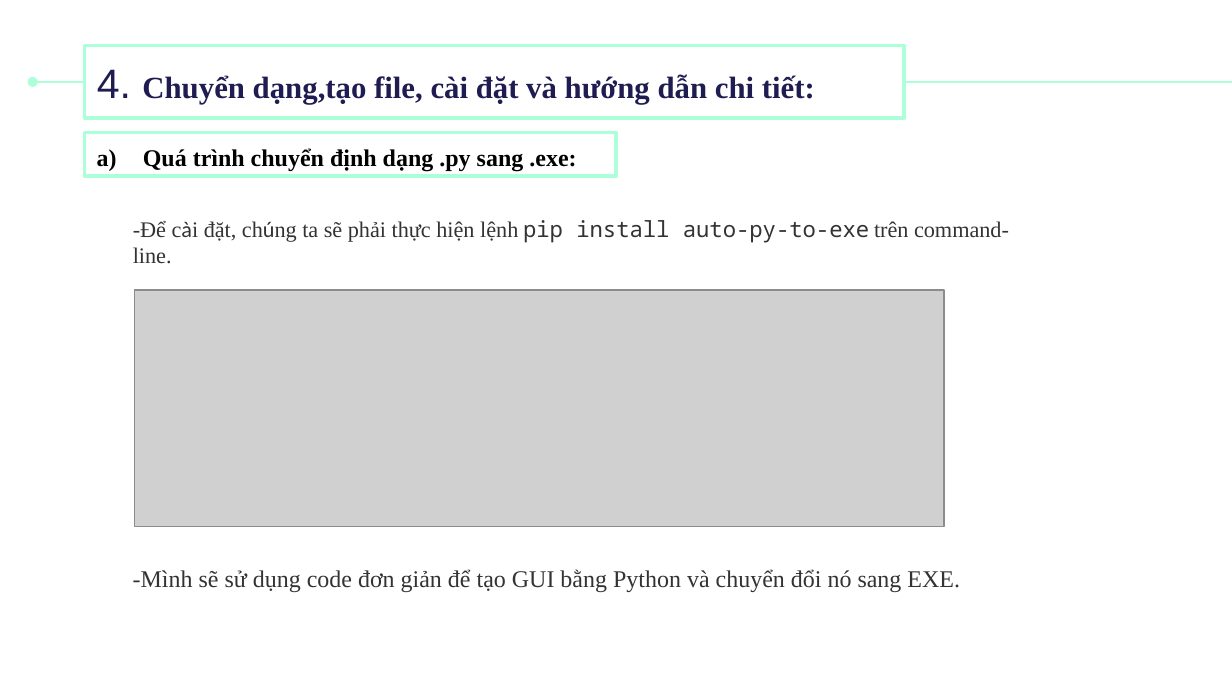
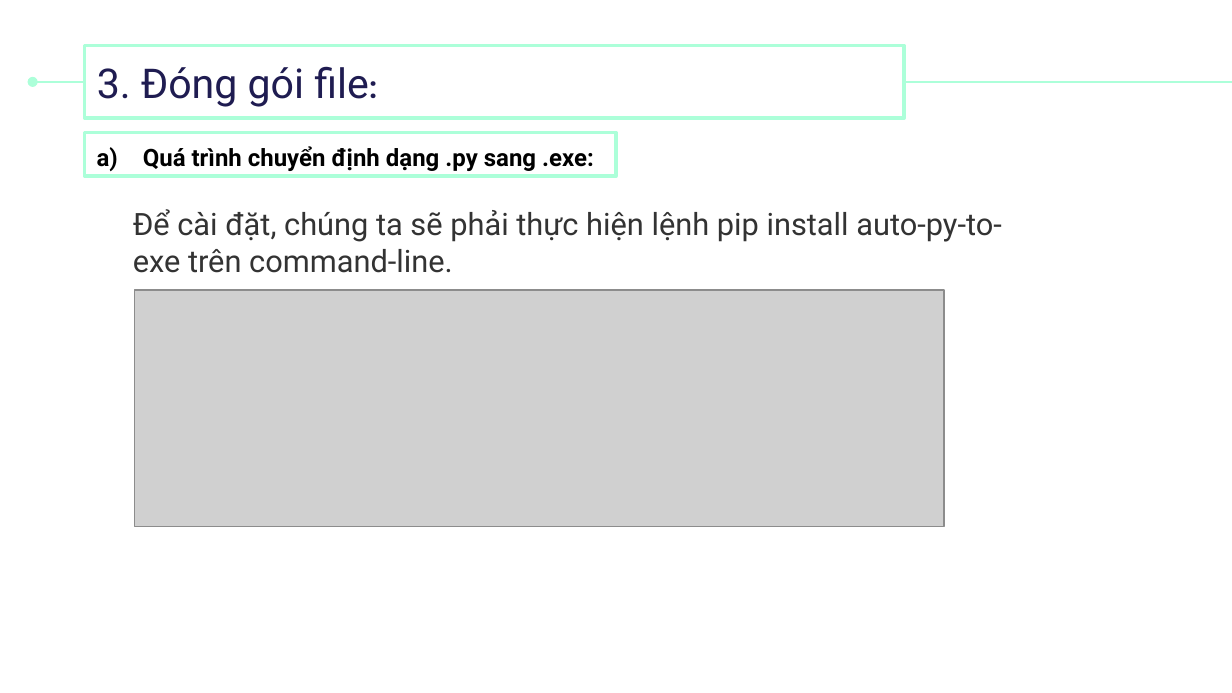
Before and after one commit to AnhVu12x08/LibraryManagement, a slide deck: slide 29 of Detaiso1_LTPYTHON.pptx (slide 18 before the commit). Drawn at 1232x693 pixels with LibreOffice and Linux fonts; fonts in the diff are those of the drawing; grey boxes stand for pictures. Boxes give left, top, right and bottom in pixels: in the first picture for what was removed or moved away, otherwise in the second. Text is boxed around its words. In the diff, an @@ line names an element or a change of style, - is before the commit and + after.

```diff
--- a/Detaiso1_LTPYTHON.pptx
+++ b/Detaiso1_LTPYTHON.pptx
@@ title at (x1=97, y1=66, x2=369, y2=107): text changed; size 18 to 24 pt; font Times New Roman to Roboto; bold off @@
-4. Chuyển dạng,tạo file, cài đặt và hướng dẫn chi tiết:
+3. Đóng gói file:
@@ rectangle "Quá trình chuyển định dạng ..." at (x1=85, y1=132, x2=616, y2=175): font Times New Roman to Roboto @@
@@ text at (x1=133, y1=209, x2=1002, y2=273): text changed; size 13 to 18 pt; font Times New Roman to Roboto @@
--Để cài đặt, chúng ta sẽ phải thực hiện lệnh pip install auto-py-to-exe trên command-line.
+Để cài đặt, chúng ta sẽ phải thực hiện lệnh pip install auto-py-to-exe trên command-line.
@@ text removed at (x1=133, y1=569, x2=960, y2=592) @@
--Mình sẽ sử dụng code đơn giản để tạo GUI bằng Python và chuyển đổi nó sang EXE.
```
Also in this commit, not shown: 16 other slides changed, 34 slides added, 13 slides removed, 2 other files.
